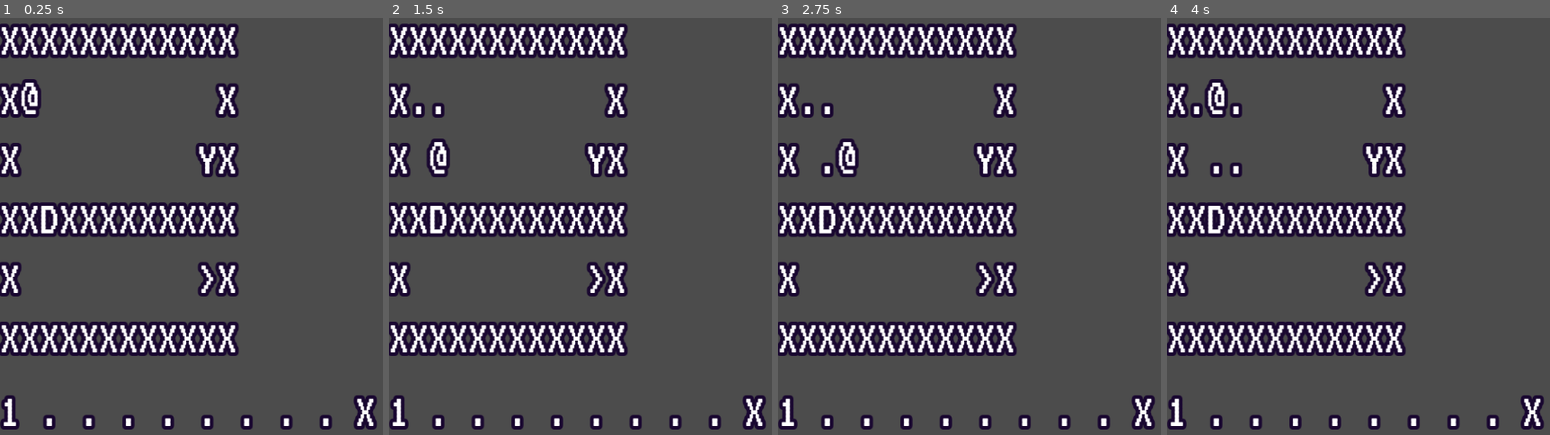
Above: before the commit, frames 1-4 (left to right).
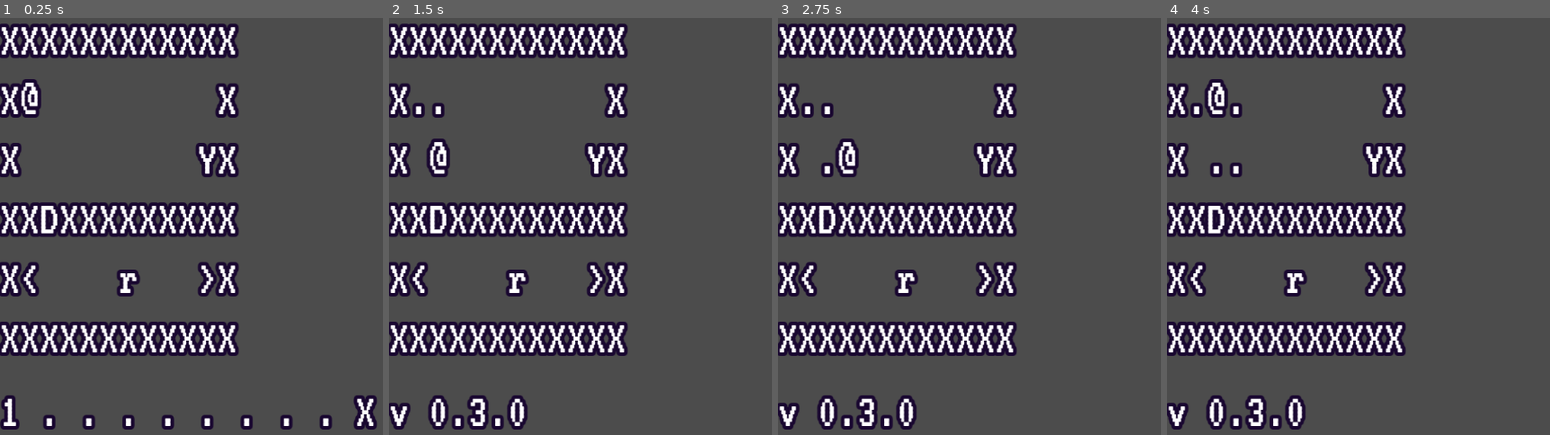
Above: after the commit, the same moments.

Repository: KaizNike/Defeating-User-Built-Dungeon
Game: Godot game, scene res://Main.tscn
Same seed, same stepped clock (60 frames per second), same inputs: the game is played once before the commit and once after it.
Inputs:
- Up to frame 1 (0.25 s): no input
- Up to frame 2 (1.5 s): tap Enter at 0.5 s; hold Right (move_right) 0.53-1.28 s; hold . (wait) 0.53-1.28 s; tap V (version_display, bound only after the commit) at 0.8, 1.35 s; tap Space at 1.25 s; hold Down (move_down) from 1.28 s (still down)
- Up to frame 3 (2.75 s): tap . (wait) at 1.55 s; tap Enter at 2 s; release Down (move_down) at 2.03 s; hold Right (move_right) from 2.03 s (still down); hold . (wait) from 2.03 s (still down); tap V (version_display, bound only after the commit) at 2.3 s
- Up to frame 4 (4 s): tap Space at 2.75 s; release Right (move_right) at 2.78 s; release . (wait) at 2.78 s; hold Up (move_up) 2.78-3.53 s; tap V (version_display, bound only after the commit) at 2.85, 3.8 s; tap . (wait) at 3.05 s; tap Enter at 3.5 s; hold Left (move_left) from 3.53 s (still down); hold . (wait) from 3.53 s (still down)

The runs differ from the first frame. In frame 1, 0.6% of the frame differs, in the area x 5-37%, y 58-67%; in frame 2, 3.0%, in the area x 0-99%, y 58-99%; in frame 3, 3.0%; in frame 4, 3.0%.

Commit message:
v0.3 - Levels Update
- Added Entities
- Version Display
- Added Going Up Stairs
- Basic One-sided Combat
- Completed File Handling
- Level Changing
- Status Bar Added
- Notifications and Notification Timer

Diff:
--- a/Defeating User Built Dungeon/Main.gd
+++ b/Defeating User Built Dungeon/Main.gd
@@ -1,46 +1,57 @@
 extends Node
 
 # Major, Minor, Patch
-var version = [0, 2, 1]
+var version = [0, 3, 0]
+
+onready var levelLabel = $VSplitContainer/LevelLabel
+onready var statusLabel = $VSplitContainer/StatusLabel
 
 var currentRoom = 0
 var levelChange = false
-
-var Rooms = ["""
-XXXXXXXXXXXX
-X@         X
-X         YX
-XXDXXXXXXXXX
-X         >X
-XXXXXXXXXXXX
-"""]
+var levelDiff = 0
+
+var Rooms = []
 
 const RoomsStore = ["""
 XXXXXXXXXXXX
 X@         X
 X         YX
 XXDXXXXXXXXX
-X         >X
+X<    r   >X
 XXXXXXXXXXXX
 """]
 
 var game_array = []
 
-const INTERACTS = [">", "Y", "D"]
+const INTERACTS = [">", "<", "Y", "D"]
 const COLLIDES = ["X", "D"]
+const ENTITIES = ["r"]
 
 var inv = []
 
 func _ready():
 	get_tree().connect("files_dropped", self, "_files_dropped")
+	Rooms.append(RoomsStore[0])
 	game_array = _get_text_as_array(Rooms[0])
 	_display_array(game_array)
+	_status_bar_update()
 
 
 func _input(event):
+	if event.is_action_pressed("version_display"):
+		statusLabel.text = "v " + str(version[0]) + "." + str(version[1]) + "." + str(version[2])
+		$NotificationTimer.start()
 	if not game_array:
 		if event.is_pressed():
-			$VSplitContainer/Label.text = "World is empty, you can't continue."
+			var index = 0
+			for room in Rooms:
+				if index == currentRoom:
+					_change_level()
+					return
+				index += 1
+			levelLabel.text = "World is empty, you can't continue."
+			statusLabel.text = "Drag and drop a .txt"
+			$NotificationTimer.start()
 		return
 	var dir = Vector2(event.get_action_strength("move_right") - event.get_action_strength("move_left"), event.get_action_strength("move_down") - event.get_action_strength("move_up"))
 	if dir != Vector2.ZERO or event.is_action_pressed("wait"):
@@ -58,7 +69,12 @@
 		_display_array(game_array)
 	else:
 		game_array = []
-		$VSplitContainer/Label.text = "You walk downstairs."
+		if levelDiff == 1:
+			levelLabel.text = "You walk downstairs."
+		elif levelDiff == -1:
+			levelLabel.text = "You walk upstairs."
+			if currentRoom == -1:
+				levelLabel.text += "\nYou leave the dungeon."
 	pass
 
 
@@ -72,9 +88,9 @@
 	print("To ", Loc)
 	var Dest = array[Loc.y][Loc.x]
 	var a = array
-	if Dest in INTERACTS:
+	if Dest in INTERACTS or Dest in ENTITIES:
 		a = _handle_interaction(Dest, Loc, array)
-	if Dest in COLLIDES:
+	if Dest in COLLIDES or Dest in ENTITIES:
 		return array
 
 	a[Pos.y][Pos.x] = "."
@@ -97,8 +113,13 @@
 	var a = array
 	if type == ">":
 		levelChange = true
+		levelDiff = 1
 		currentRoom += 1
-	if type == "Y":
+	elif type == "<":
+		levelChange = true
+		levelDiff = -1
+		currentRoom -= 1
+	elif type == "Y":
 		inv.append("Y")
 		print(inv)
 	elif type == "D":
@@ -108,12 +129,18 @@
 				inv.remove(index)
 				a[loc.y][loc.x] = " "
 			index += 1
+	elif type in ENTITIES:
+		if type == "r":
+			a[loc.y][loc.x] = " "
 	return a
 	pass
 
 func _files_dropped(files, screen):
+	var fileIndex = 0
 	var extensions = "txt"
-
+	if currentRoom < 0:
+		print("Can't enter, player exited.")
+		return
 	for file in files:
 #		var Bool = false
 		if file.get_extension() != extensions:
@@ -122,16 +149,55 @@
 #		print(file, " ", screen, Bool)
 		var f = File.new()
 		f.open(file, File.READ)
+		var data = ""
 		var index = 1
-		$VSplitContainer/Label.text = ""
+		levelLabel.text = ""
 		while not f.eof_reached():
+			if index > 6:
+				break
 			var line = f.get_line()
-#			line += " "
 			print(line + str(index))
-			$VSplitContainer/Label.text += line
+			if index < 6:
+				line += "\n"
+			data += line
+#			levelLabel.text += line
+#			if index < 6:
+#				levelLabel.text += "\n"
 			index += 1
+		f.close()
+		print(data)
+		if fileIndex == 0 and levelChange:
+			Rooms.append(data)
+			_change_level()
+		elif fileIndex == 0 and not levelChange:
+			print("OK")
+			Rooms.insert(currentRoom, data)
+			if Rooms.size() > 1:
+				Rooms.remove(currentRoom + 1)
+			_change_level()
+		else:
+			Rooms.append(data)
+			_change_level()
+			print(Rooms)
+		fileIndex += 1
 		pass
 
+# Call when array has that many indexed of rooms
+func _change_level():
+	levelChange = false
+	if currentRoom == -1:
+		levelLabel.text = "You have left."
+		return
+	var store = ""
+	if currentRoom == 9:
+		store = RoomsStore[1]
+	else:
+		store = Rooms[currentRoom]
+
+	game_array = _get_text_as_array(store)
+	_display_array(game_array)
+	_status_bar_update()
+	pass
 
 func _get_text_as_array(text : String):
 	var a = []
@@ -150,7 +216,7 @@
 #	pass
 
 
-func _display_array(array):
+func _display_array(array : Array):
 	var index = 1
 	var text = ""
 	for y in array:
@@ -159,4 +225,31 @@
 		if index < 6:
 			text += "\n"
 		index += 1
-	$VSplitContainer/Label.text = text
+	levelLabel.text = text
+
+func _status_bar_update():
+	var text = ""
+	var size = Rooms.size() - 1
+	if size < 0:
+		statusLabel.text = "No Rooms."
+		return
+	var current = currentRoom
+	if current < 0:
+		text = "Bye bye!"
+	for x in range(10):
+		if x < current:
+			text += "@"
+		else:
+			if x == 9:
+				text += "X"
+			elif size >= x:
+				text += str(x+1)
+			else:
+				text += "."
+		text += " "
+		statusLabel.text = text
+
+
+
+func _on_NotificationTimer_timeout():
+	_status_bar_update()
--- a/Defeating User Built Dungeon/Main.tscn
+++ b/Defeating User Built Dungeon/Main.tscn
@@ -14,7 +14,7 @@
 "_edit_use_anchors_": false
 }
 
-[node name="Label" type="Label" parent="VSplitContainer"]
+[node name="LevelLabel" type="Label" parent="VSplitContainer"]
 margin_right = 1024.0
 margin_bottom = 585.0
 size_flags_vertical = 3
@@ -27,9 +27,15 @@
 XXXXXXXXXXXX"
 clip_text = true
 
-[node name="Label2" type="Label" parent="VSplitContainer"]
+[node name="StatusLabel" type="Label" parent="VSplitContainer"]
 margin_top = 585.0
 margin_right = 1024.0
 margin_bottom = 600.0
 custom_fonts/font = ExtResource( 2 )
 text = "1 . . . . . . . . X"
+
+[node name="NotificationTimer" type="Timer" parent="."]
+wait_time = 4.0
+one_shot = true
+
+[connection signal="timeout" from="NotificationTimer" to="." method="_on_NotificationTimer_timeout"]
--- a/Defeating User Built Dungeon/project.godot
+++ b/Defeating User Built Dungeon/project.godot
@@ -50,6 +50,11 @@
 "events": [ Object(InputEventKey,"resource_local_to_scene":false,"resource_name":"","device":0,"alt":false,"shift":false,"control":false,"meta":false,"command":false,"pressed":false,"scancode":46,"unicode":0,"echo":false,"script":null)
  ]
 }
+version_display={
+"deadzone": 0.5,
+"events": [ Object(InputEventKey,"resource_local_to_scene":false,"resource_name":"","device":0,"alt":false,"shift":false,"control":false,"meta":false,"command":false,"pressed":false,"scancode":86,"unicode":0,"echo":false,"script":null)
+ ]
+}
 
 [physics]
 
